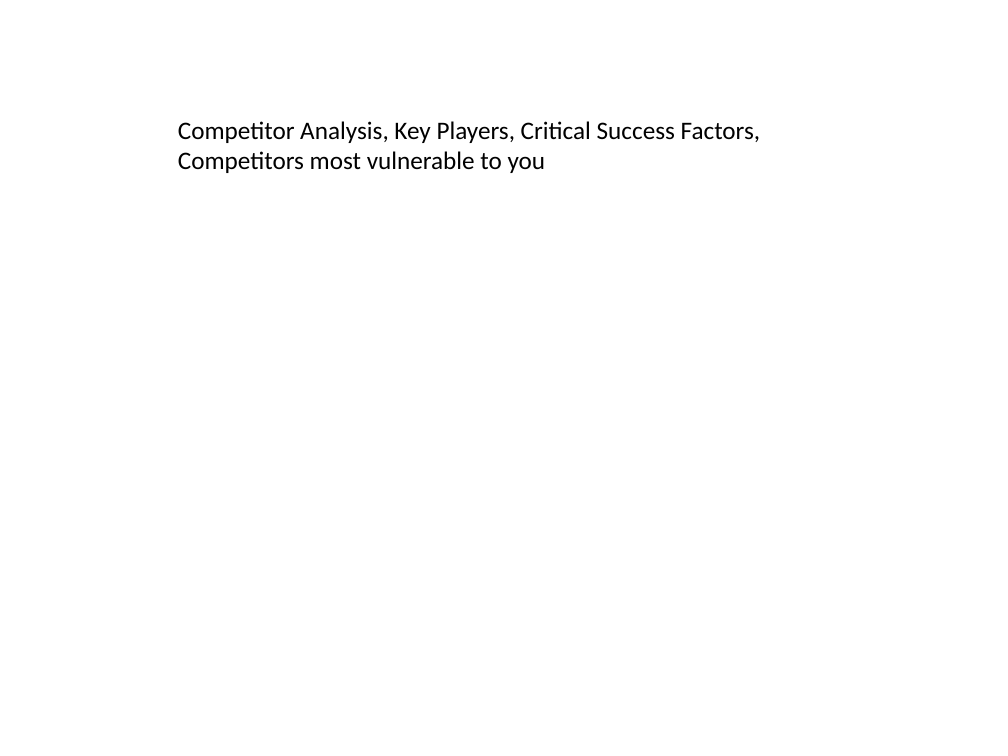
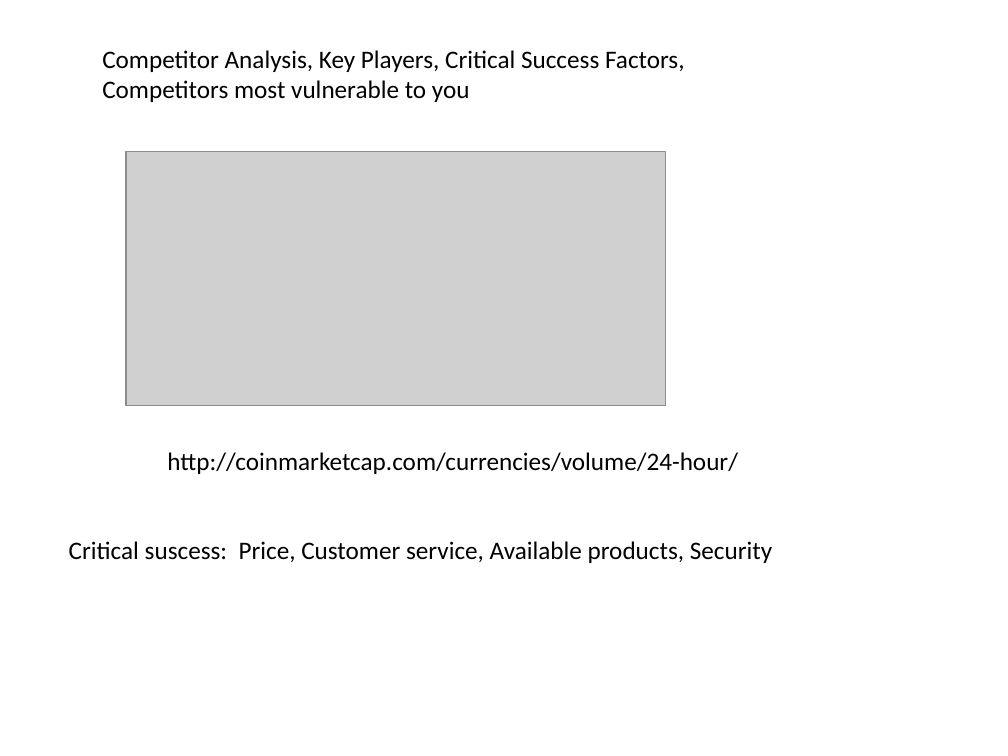
Before and after one commit to JamesLeB/Business, a slide deck: slide 5 of TODO/2-Monday/Presentation1.pptx. Drawn at 1008x756 pixels with LibreOffice and Linux fonts; fonts in the diff are those of the drawing; grey boxes stand for pictures. Boxes give left, top, right and bottom in pixels: in the first picture for what was removed or moved away, otherwise in the second. Text is boxed around its words. In the diff, an @@ line names an element or a change of style, - is before the commit and + after.

```diff
--- a/TODO/2-Monday/Presentation1.pptx
+++ b/TODO/2-Monday/Presentation1.pptx
@@ text "Competitor Analysis, Key Players, Critical ...": place and size @@
-text "Competitor Analysis, Key Players, Critical ..." at box(178, 121, 761, 173)
+text "Competitor Analysis, Key Players, Critical ..." at box(102, 50, 685, 102)
@@ picture added at box(126, 151, 665, 405) @@
@@ text added at box(167, 452, 738, 474), 18 pt, text #000000 @@
+http://coinmarketcap.com/currencies/volume/24-hour/
@@ text added at box(69, 541, 772, 563), 18 pt, text #000000 @@
+Critical suscess: Price, Customer service, Available products, Security
```
Also in this commit, not shown: 13 other slides changed, 1 slide added, 1 slide removed, 2 other files.
